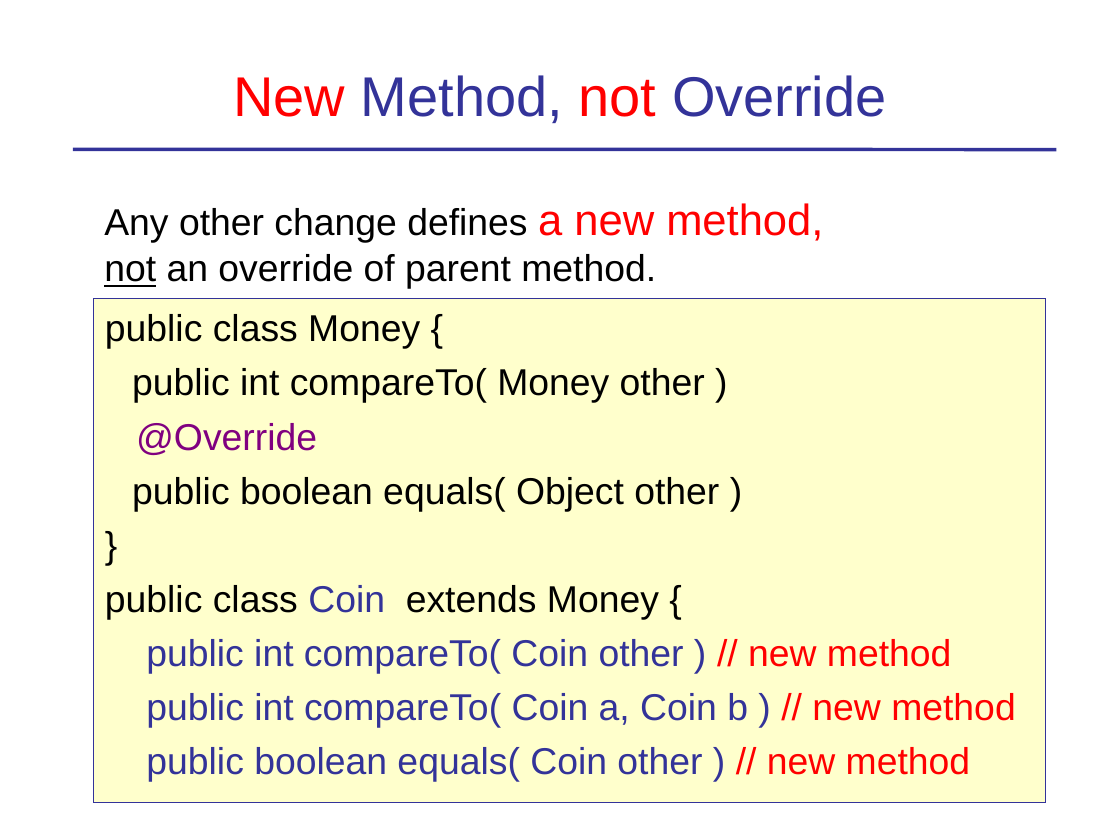
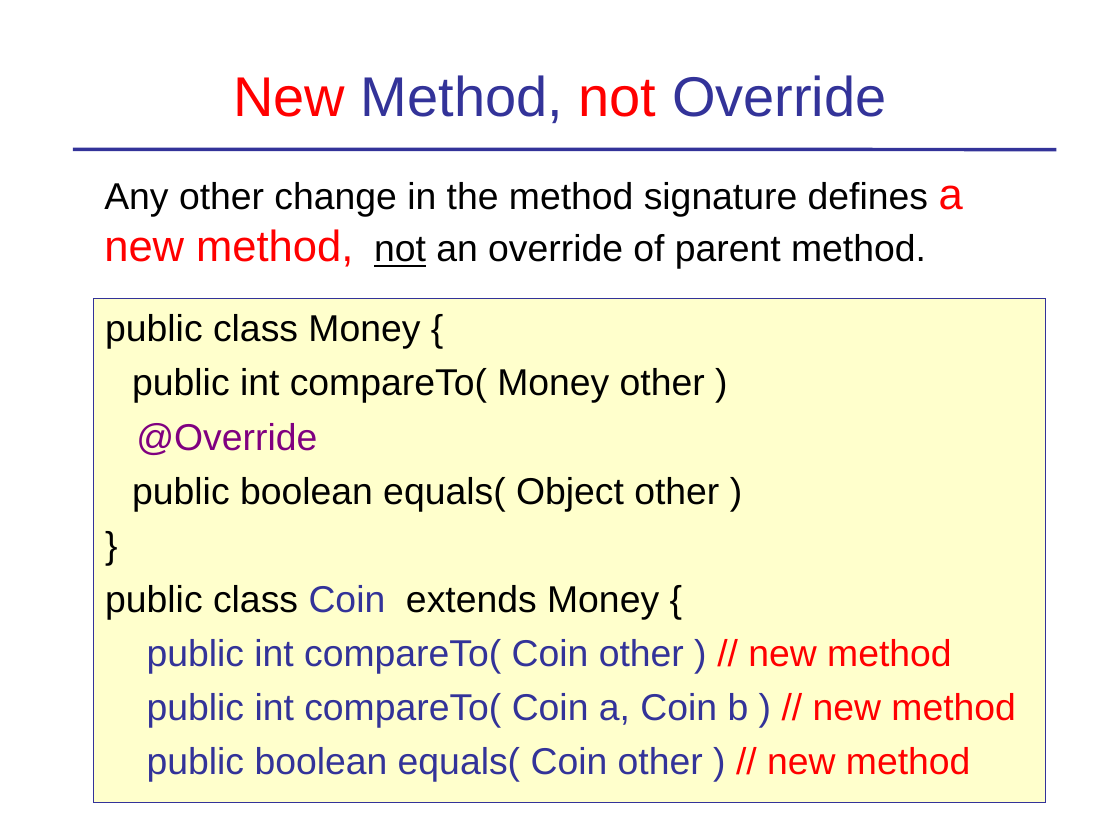
Before and after one commit to skeoop/skeoop.github.io, a slide deck: slide 28 of week4/Inheritance-1-Basics.ppt (slide 23 before the commit). Drawn at 1120x840 pixels with LibreOffice and Linux fonts; fonts in the diff are those of the drawing. Boxes give left, top, right and bottom in pixels: in the first picture for what was removed or moved away, otherwise in the second. Text is boxed around its words. In the diff, an @@ line names an element or a change of style, - is before the commit and + after.

```diff
--- a/week4/Inheritance-1-Basics.ppt
+++ b/week4/Inheritance-1-Basics.ppt
@@ text at box(104, 182, 963, 269): text changed @@
-Any other change defines a new method,
-not an override of parent method.
+Any other change in the method signature defines a new method, not an override of parent method.
```
Also in this commit, not shown: 19 other slides changed, 2 slides removed, 1 other file.
